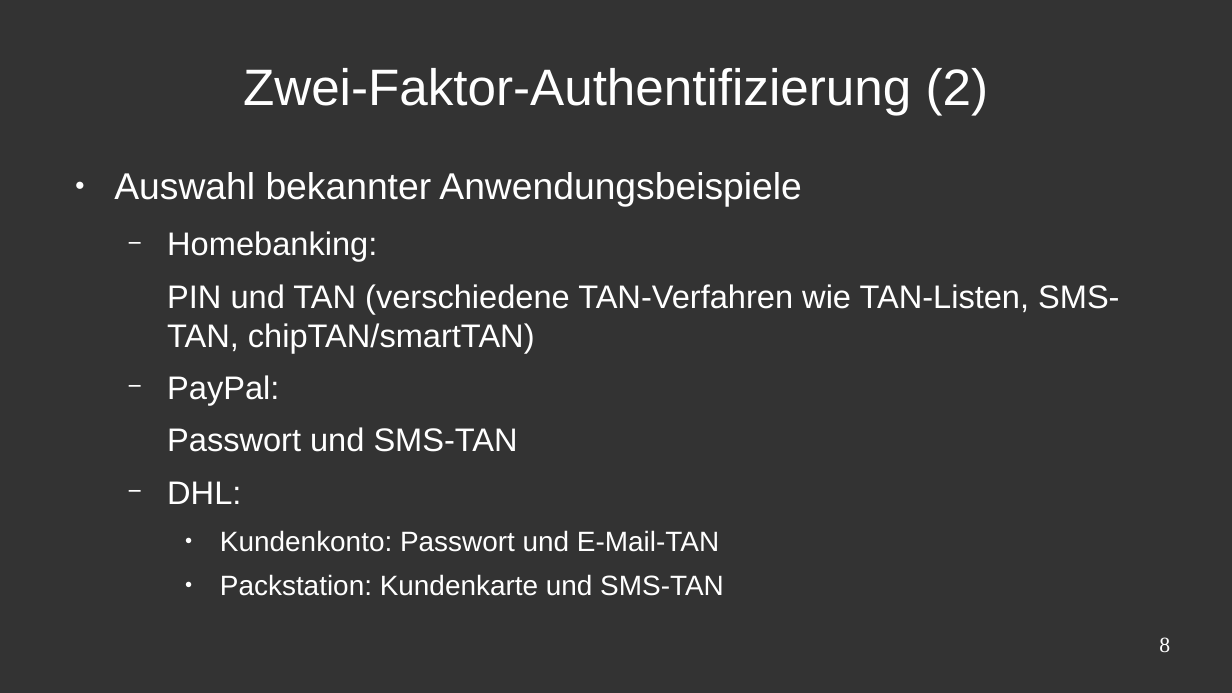
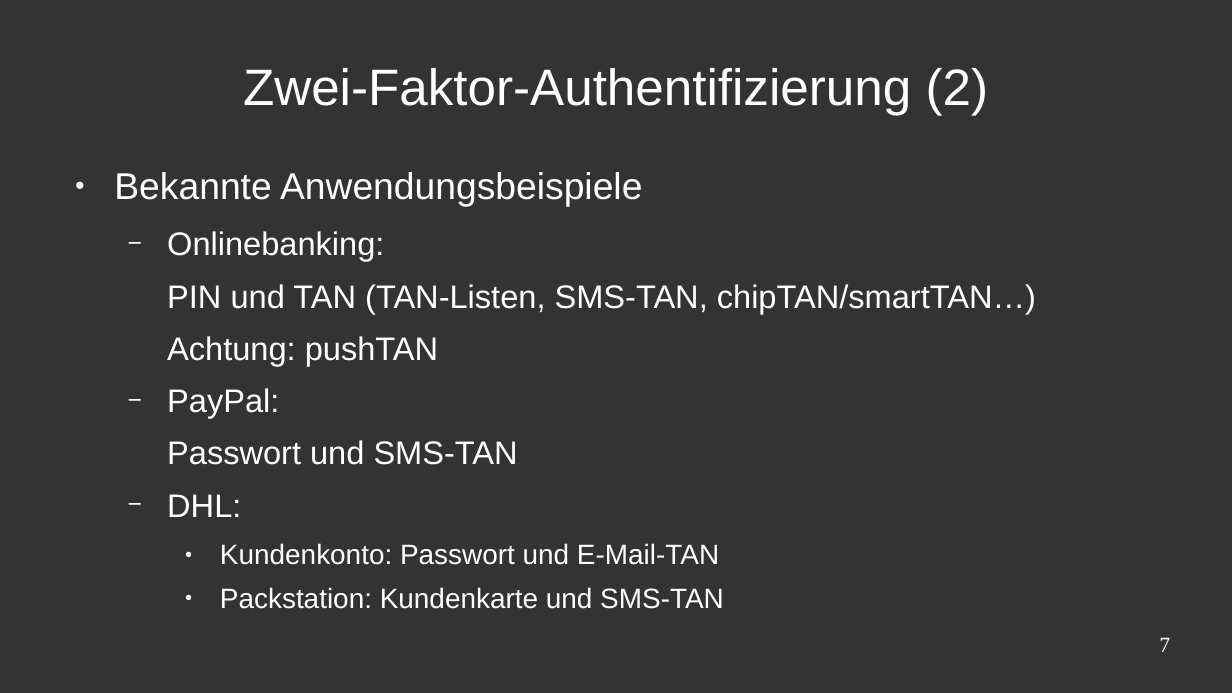
Before and after one commit to CTreffOS/Vortraege, a slide deck: slide 7 of Netsurvival - Ein moderner Ueberlebensguide/vortrag_teil_pvoigt.odp (slide 8 before the commit). Drawn at 1232x693 pixels with LibreOffice and Linux fonts; fonts in the diff are those of the drawing; background and template pictures are left out. Boxes give left, top, right and bottom in pixels: in the first picture for what was removed or moved away, otherwise in the second. Text is boxed around its words. In the diff, an @@ line names an element or a change of style, - is before the commit and + after.

Commit message:
Fixed some typos, removed slide "Passwörter und Passphrasen".

```diff
--- a/Netsurvival - Ein moderner Ueberlebensguide/vortrag_teil_pvoigt.odp
+++ b/Netsurvival - Ein moderner Ueberlebensguide/vortrag_teil_pvoigt.odp
@@ text at [114,172,1036,366]: text changed @@
-● Auswahl bekannter Anwendungsbeispiele
-  − Homebanking:
-  PIN und TAN (verschiedene TAN-Verfahren wie TAN-Listen, SMS-TAN, chipTAN/smartTAN)
+● Bekannte Anwendungsbeispiele
+  − Onlinebanking:
+  PIN und TAN (TAN-Listen, SMS-TAN, chipTAN/smartTAN…)
+  Achtung: pushTAN
@@ page number at [1159,637,1170,652]: text changed @@
-8
+7
```
Also in this commit, not shown: 3 other slides changed, 1 slide removed.
